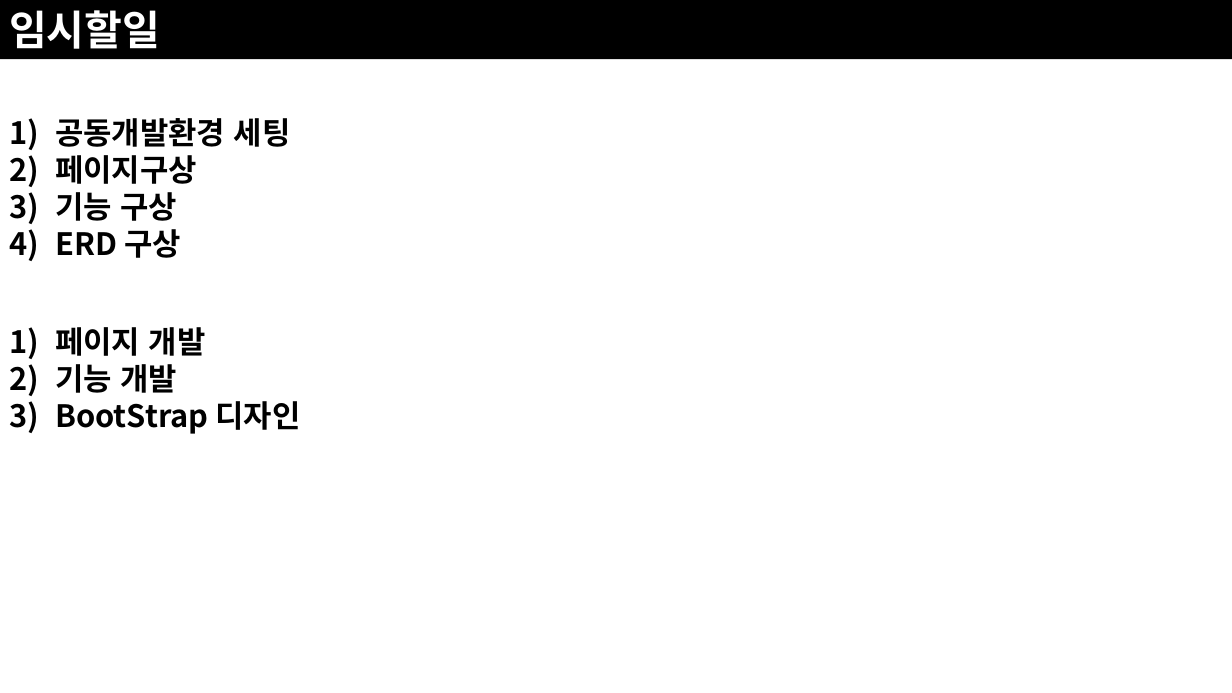
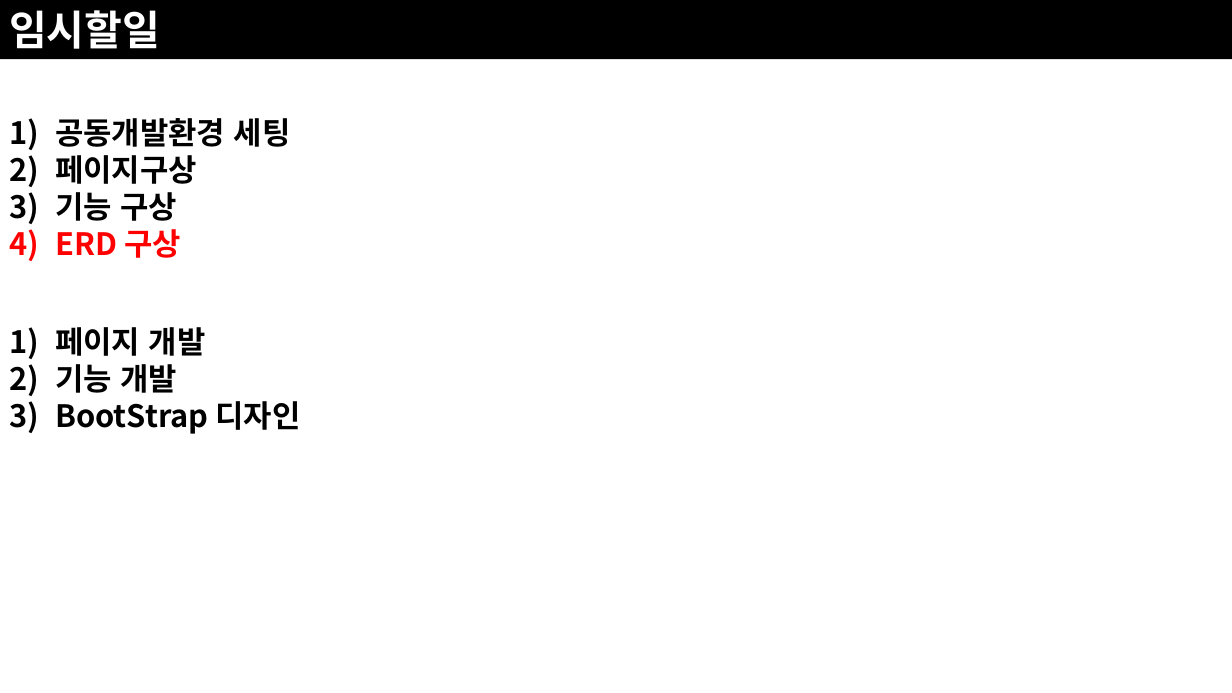
Before and after one commit to JoSihun/CGVR_Lab, a slide deck: slide 19 of documents/01_프로젝트_개발계획.pptx (slide 5 before the commit). Drawn at 1232x693 pixels with LibreOffice and Linux fonts; fonts in the diff are those of the drawing. Boxes give left, top, right and bottom in pixels: in the first picture for what was removed or moved away, otherwise in the second. Text is boxed around its words. In the diff, an @@ line names an element or a change of style, - is before the commit and + after.

```diff
--- a/documents/01_프로젝트_개발계획.pptx
+++ b/documents/01_프로젝트_개발계획.pptx
@@ text at bbox=[55, 229, 181, 258]: text colour #000000 to #FF0000 in "ERD 구상" @@
```
Also in this commit, not shown: 1 other slide changed, 15 slides added.
